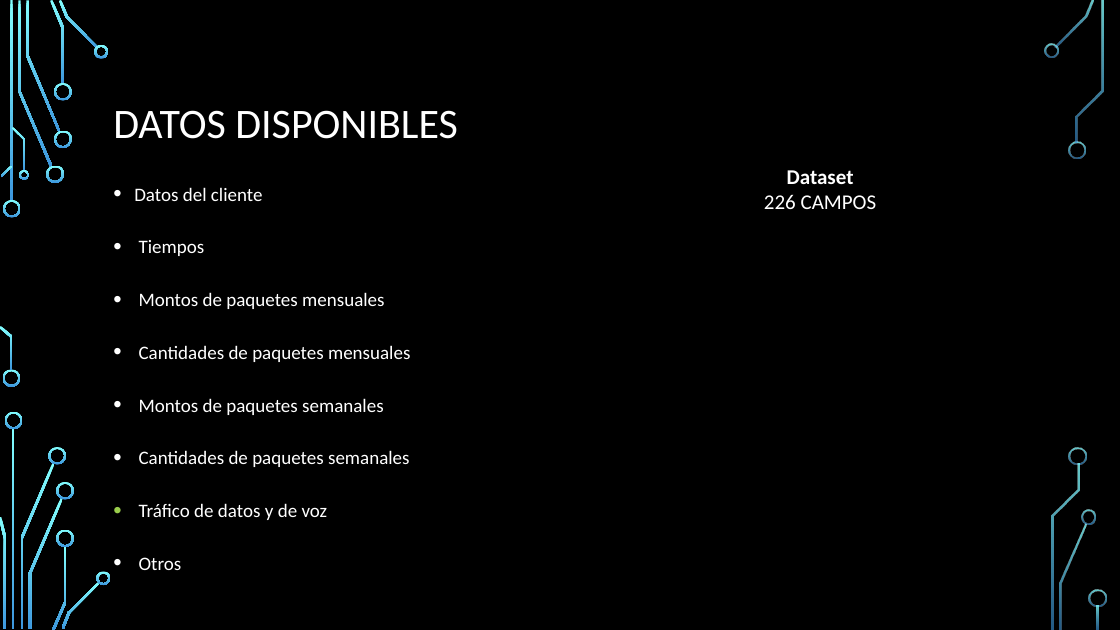
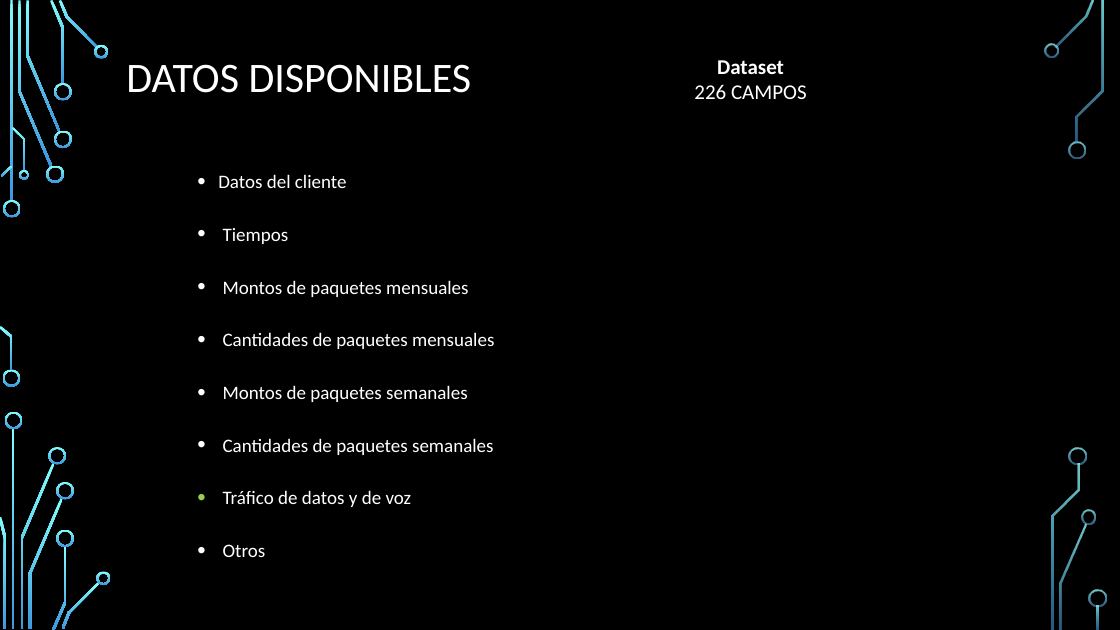
Before and after one commit to maurigarcia88/DiploDataScienceG7, a slide deck: slide 6 of Diplomatura data science.pptx. Drawn at 1120x630 pixels with LibreOffice and Linux fonts; fonts in the diff are those of the drawing; background and template pictures are left out. Boxes give left, top, right and bottom in pixels: in the first picture for what was removed or moved away, otherwise in the second. Text is boxed around its words. In the diff, an @@ line names an element or a change of style, - is before the commit and + after.

```diff
--- a/Diplomatura data science.pptx
+++ b/Diplomatura data science.pptx
@@ title "DATOS DISPONIBLES": place and size @@
-title "DATOS DISPONIBLES" at (113,110,458,139)
+title "DATOS DISPONIBLES" at (126,64,472,93)
@@ text "Dataset": place and size @@
-text "Dataset" at (764,170,877,209)
+text "Dataset" at (694,60,807,99)
@@ text "Datos del cliente": place and size @@
-text "Datos del cliente" at (134,187,410,570)
+text "Datos del cliente" at (218,174,494,557)
```
Also in this commit, not shown: 5 other slides changed, 5 slides removed.
